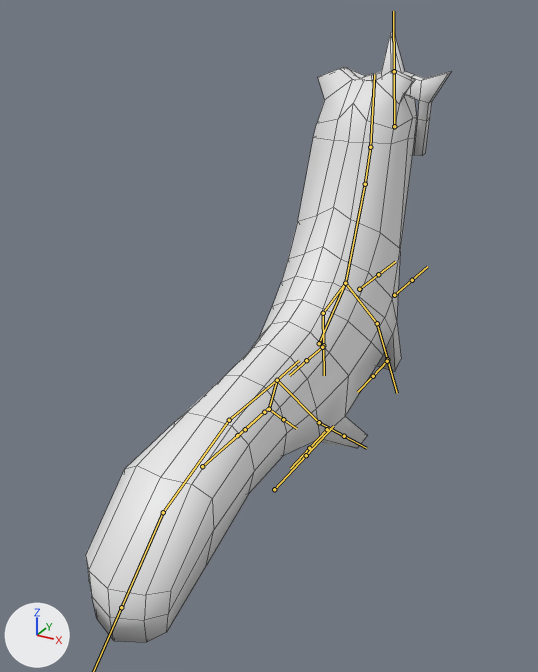
Two versions of the FBX model Assets/Characters/ferret_YellowMask.fbx, one commit apart.
Camera for both pictures: a 50 mm lens placed at (7.87, -20.08, 11.23), pointed at (-0.12, -5.55, 3.97). Arrows for +X, +Y and +Z are at lower left; the lights stay in place. The bones that bend it are drawn over the model as lines. Mesh edges are drawn as thin lines.

In view in the first picture: 'Character', 'Mask'.
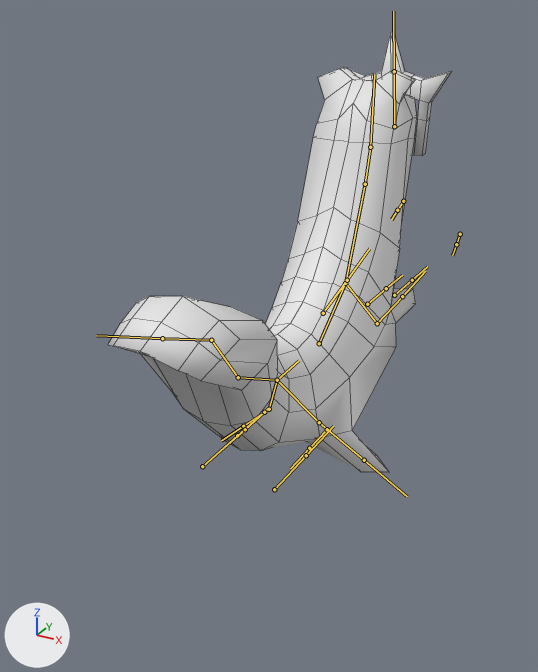
The newer file adds an action. The first version stands in its rest pose; the second is drawn at frame 1 of the action 'Idle'.

Changed parts and their boxes [x1, y1, x2, y2] in the pictures (538 x 672 px):
'Character', posed (7% narrower, 29% shorter): before [86, 67, 417, 642]; after [108, 67, 417, 473]
bone 'Arm.R', root to tip: before (377, 323) to (387, 359); after (377, 323) to (402, 296)
bone 'Arm.L', root to tip: before (323, 313) to (323, 345); after (323, 313) to (347, 280)
bone 'Tail1', root to tip: before (277, 380) to (229, 420); after (277, 380) to (238, 377)
bone 'Tail2', root to tip: before (229, 420) to (163, 512); after (238, 377) to (211, 340)
bone 'Tail3', root to tip: before (163, 512) to (121, 607); after (211, 340) to (162, 338)
bone 'Leg.R', root to tip: before (319, 422) to (344, 436); after (319, 422) to (364, 460)
bone 'Leg.L', root to tip: before (269, 409) to (283, 419); after (269, 409) to (243, 426)

The edits, one by one:
Bone 'Arm.R' (bone_arm_r) turns from (0, 0, 0) to (-43, -22, -63) degrees about its own x, y and z.
Bone 'Arm.L' (bone_arm_l) turns from (0, 0, 0) to (-62, 63, 39) degrees about its own x, y and z.
Bone 'Tail1' (bone_tail1) turns from (0, 0, 0) to (26, 0, 3) degrees about its own x, y and z.
Bone 'Tail2' (bone_tail2) turns from (0, 0, 0) to (34, -9, 6) degrees about its own x, y and z.
Bone 'Tail3' (bone_tail3) turns from (0, 0, 0) to (3, 0, -5) degrees about its own x, y and z.
Bone 'Leg.R' (bone_leg_r) turns from (0, 0, 0) to (46, 22, 22) degrees about its own x, y and z.
Bone 'Leg.L' (bone_leg_l) turns from (0, 0, 0) to (46, -22, -22) degrees about its own x, y and z.
